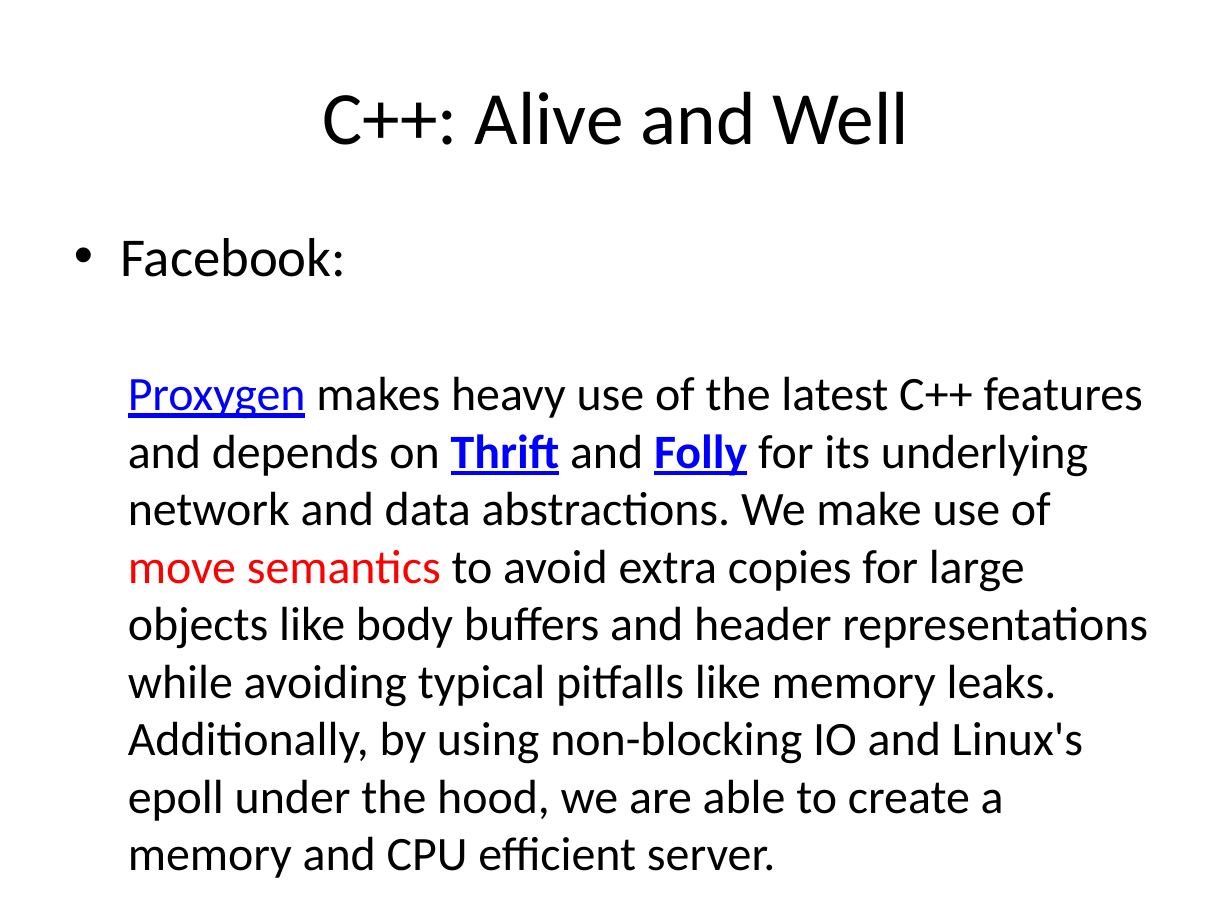
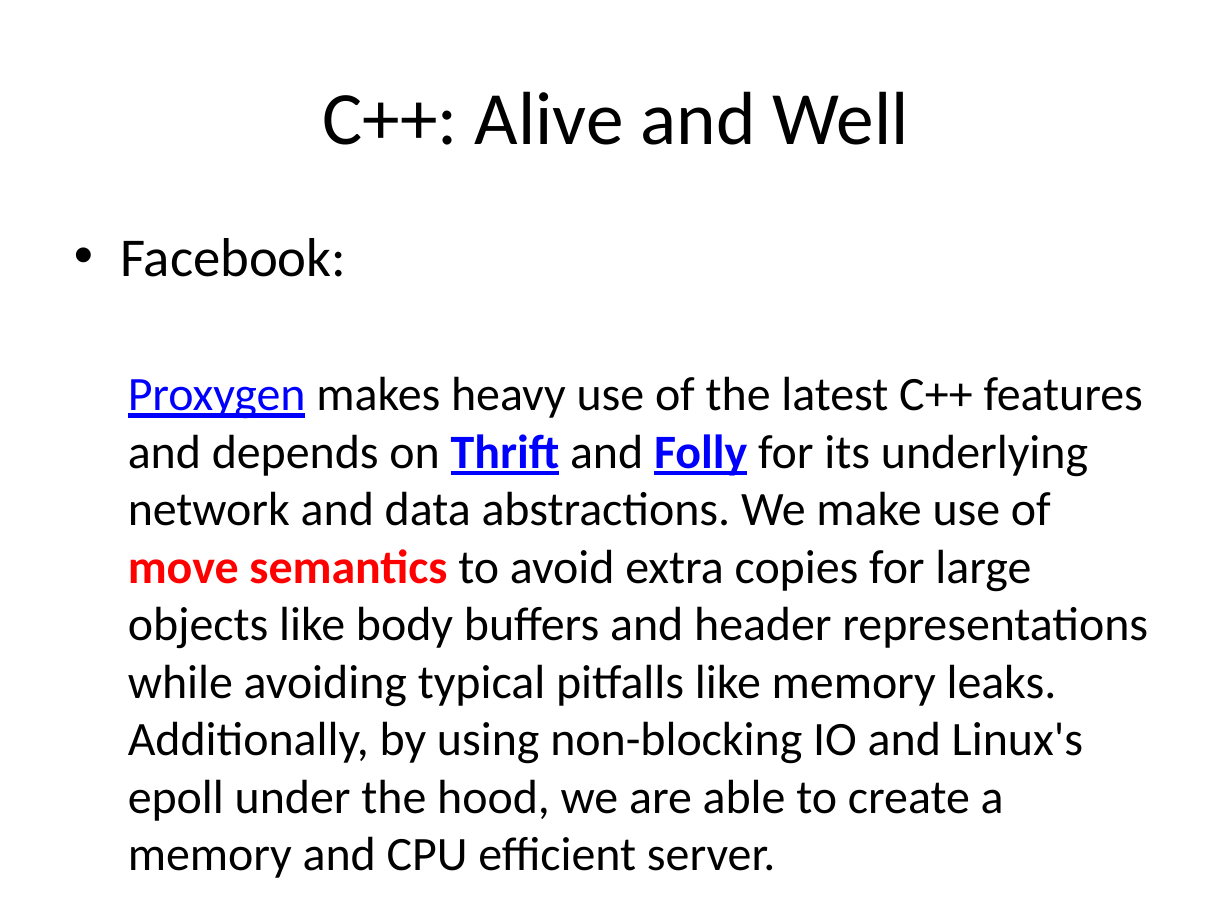
Before and after one commit to fellmad/FunWithCpp11, a slide deck: slide 21 of doc/Fun_with_C++11.pptx. Drawn at 1232x924 pixels with LibreOffice and Linux fonts; fonts in the diff are those of the drawing. Boxes give left, top, right and bottom in pixels: in the first picture for what was removed or moved away, otherwise in the second. Text is boxed around its words. In the diff, an @@ line names an element or a change of style, - is before the commit and + after.

```diff
--- a/doc/Fun_with_C++11.pptx
+++ b/doc/Fun_with_C++11.pptx
@@ text at bbox=[128, 376, 1148, 878]: bold on in "move semantics" @@
```
Also in this commit, not shown: 1 other slide changed, 1 other file.
